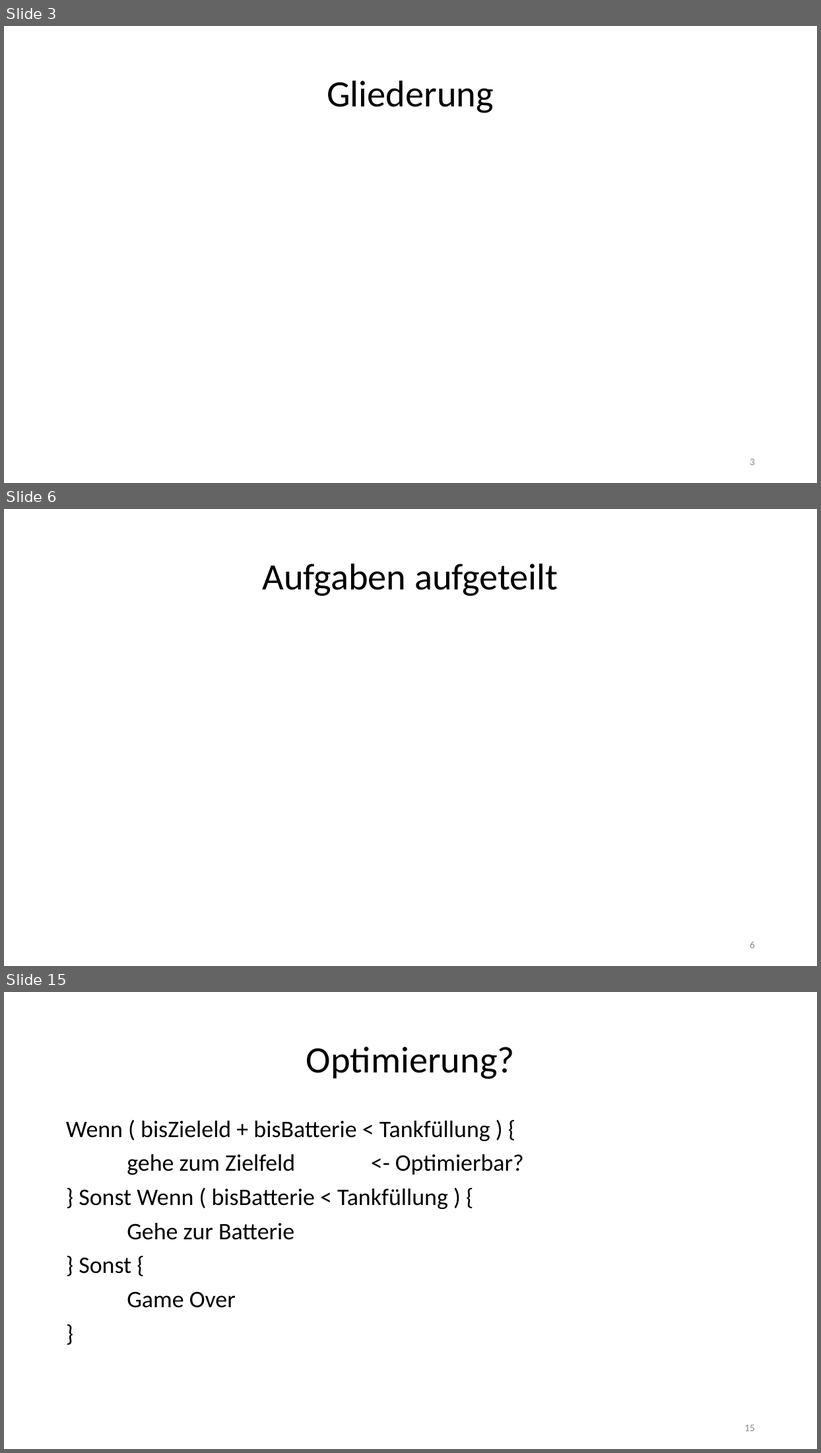
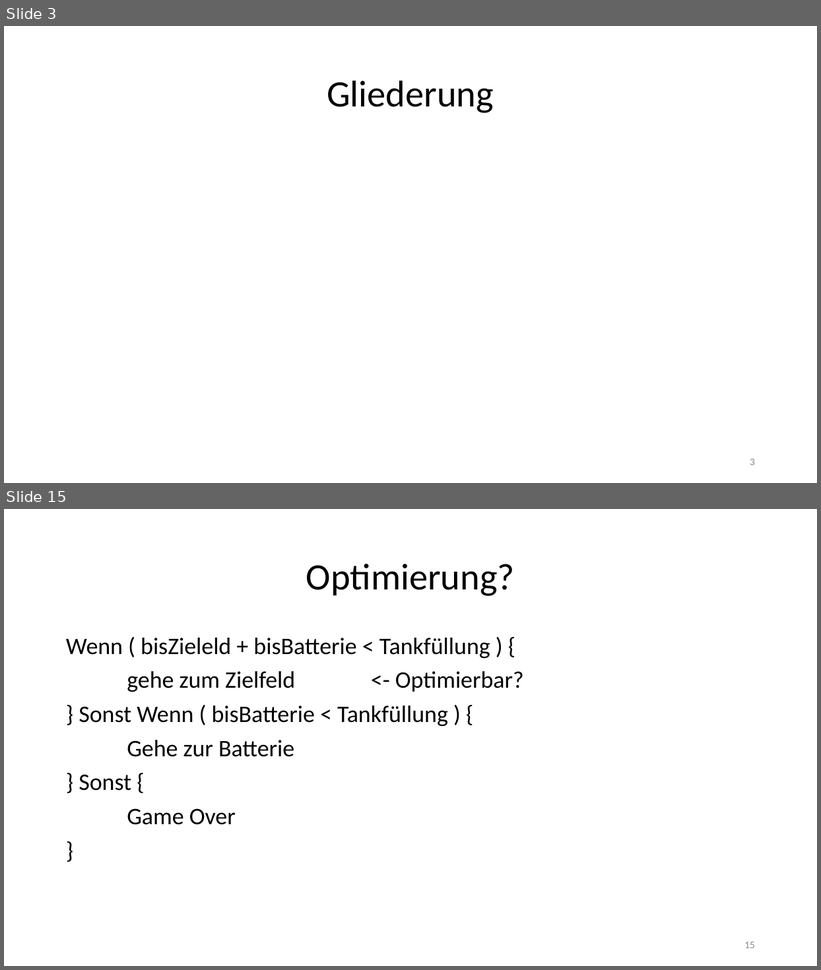
Before and after one commit to jhbruhn/fmes, a slide deck: Dokumentation/Roboter.pptx. Shown one above the other, each under a label of ours: slides 3, 6 and 15 before the commit, slides 3 and 15 after it; the slides between them are not shown. The pictures are 821x1453 and 821x970 pixels, drawn with LibreOffice and Linux fonts; fonts in the diff are those of the drawing. Boxes give left, top, right and bottom in pixels: in the first picture for what was removed or moved away, otherwise in the second. Text is boxed around its words. In the diff, an @@ line names an element or a change of style, - is before the commit and + after.

```diff
--- a/Dokumentation/Roboter.pptx
+++ b/Dokumentation/Roboter.pptx
@@ slide 6 removed at bbox=[4, 509, 817, 966], background #FFFFFF @@
@@ title removed at bbox=[263, 563, 558, 596] @@
-Aufgaben aufgeteilt
@@ page number removed at bbox=[750, 941, 755, 949] @@
-6
```
Also in this commit, not shown: 5 slides changed, 7 slides added, 6 other slides removed, 9 other files.
